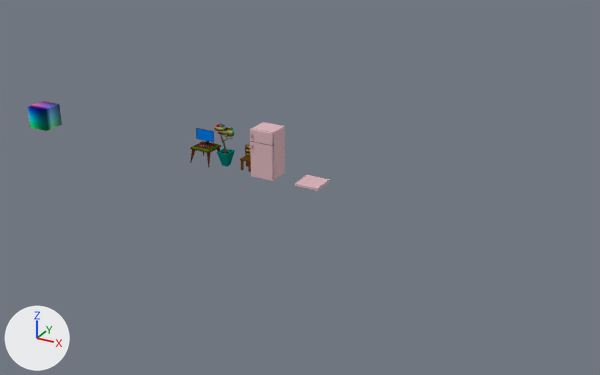
The Blender file assets/models.blend, before and after one commit.
Both versions are drawn from a camera (50 mm lens) standing at (19.5, -26.9, 12.9) and looking at (4.7, -0.1, -0.5). The axes (+X, +Y, +Z) are drawn at lower left. The lights are the same throughout.

Names of what the first picture shows: 'Cube.Dup', 'Floor', 'Fridge'.
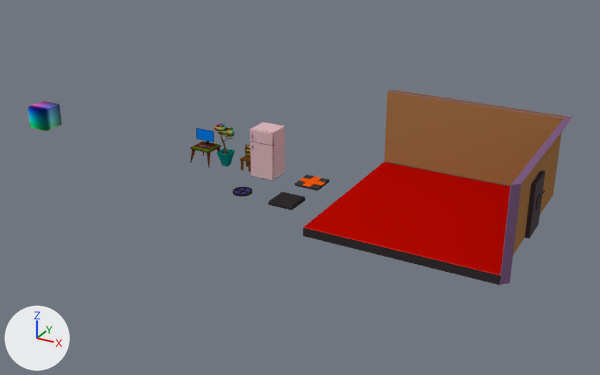
Boxes [x1, y1, x2, y2] around the edits, measured in the pictures (600 x 375 px):
'WinPlatform', added (red): after [303, 90, 573, 285]
'FloorWalkable', added (black): after [268, 192, 305, 210]
'Room', added: after [233, 187, 252, 197]
part 1 of me_cube_003, added: after [295, 175, 329, 191]

Patch to the scene script:
```diff
--- a/assets/models.blend.py
+++ b/assets/models.blend.py
@@ me_cube_003 @@
 # used by ob_floor; location = (5.5, -0.5, 0.05)
-me_cube_003.from_pydata(...)  # 8 vertices, 6 faces; spans x -0.5..0.5, y -0.5..0.5, z -0.05..0.05
+me_cube_003.from_pydata(...)  # 28 vertices, 21 faces; spans x -0.5..0.5, y -0.5..0.5, z -0.05..0.05
+# me_cube_003 part 1: 20 vertices added at x -0.5..0.5, y -0.5..0.5, z -0.05..0.05
 me_cube_003.materials.append(mat_shared)
@@ me_cube_008 @@
+me_cube_008.from_pydata(...)  # 128 vertices, 101 faces; spans x -0.478..0.478, y -0.478..0.478, z -0.121..0.105
+me_cube_008.materials.append(mat_shared)  # picture img_color_palette_png
@@ me_cube_007 @@
+me_cube_007.from_pydata(...)  # 12 vertices, 9 faces; spans x -0.5..0.5, y -0.5..0.5, z -0.05..0.113
+me_cube_007.materials.append(mat_shared)  # picture img_color_palette_png
@@ me_cube_004 @@
+me_cube_004.from_pydata(...)  # 191 vertices, 147 faces; spans x 7.0..14.27, y -4.0..3.27, z -0.35..3.05
+me_cube_004.materials.append(mat_shared)  # picture img_color_palette_png
@@ ob_room @@
+ob_room = bpy.data.objects.new('Room', me_cube_008)
+ob_room.location = (3.53, -2.46, 0.01)
+ob_room.scale = (0.792, 0.792, 0.33)
@@ ob_floorwalkable @@
+ob_floorwalkable = bpy.data.objects.new('FloorWalkable', me_cube_007)
+ob_floorwalkable.location = (5.5, -2.5, 0.05)
@@ ob_winplatform @@
+ob_winplatform = bpy.data.objects.new('WinPlatform', me_cube_004)
+ob_winplatform.location = (0.0, 0.0, 0.0)
```
